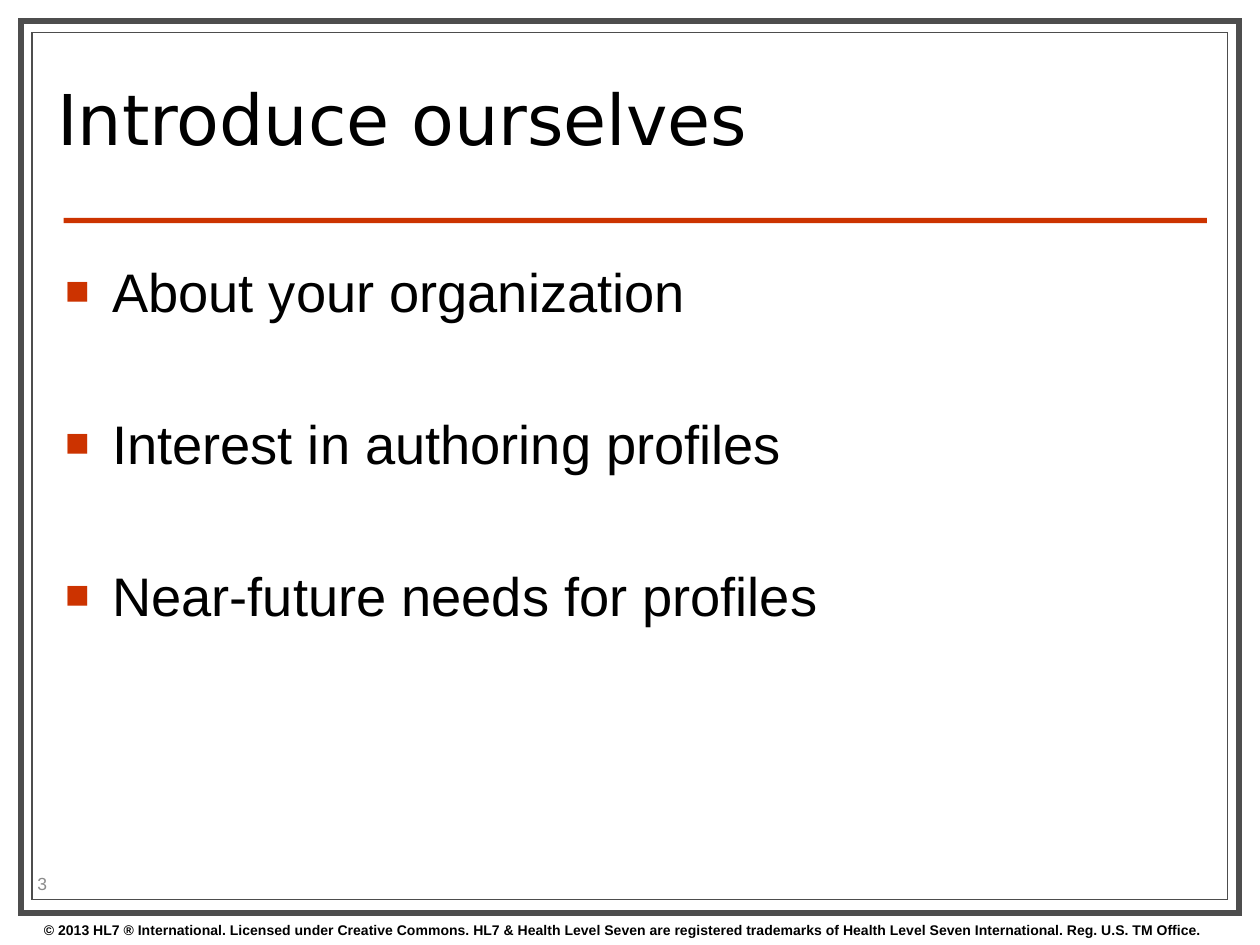
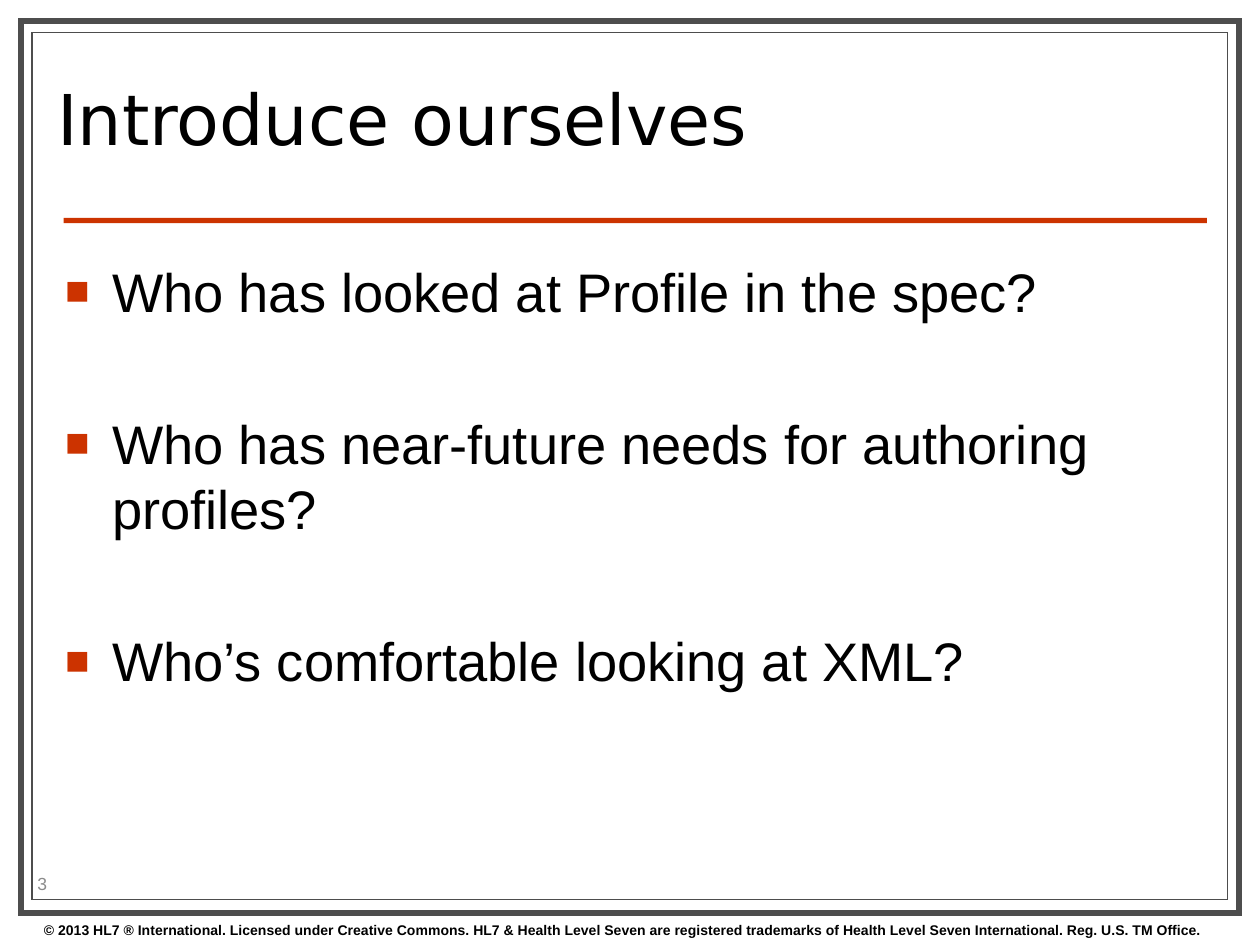
Before and after one commit to kevinpeterson/fhir, a slide deck: slide 3 of presentations/2014-01 Tutorials/201401 - San Antonio - Profiling FHIR.pptx. Drawn at 1260x945 pixels with LibreOffice and Linux fonts; fonts in the diff are those of the drawing; background and template pictures are left out. Boxes give left, top, right and bottom in pixels: in the first picture for what was removed or moved away, otherwise in the second. Text is boxed around its words. In the diff, an @@ line names an element or a change of style, - is before the commit and + after.

```diff
--- a/presentations/2014-01 Tutorials/201401 - San Antonio - Profiling FHIR.pptx
+++ b/presentations/2014-01 Tutorials/201401 - San Antonio - Profiling FHIR.pptx
@@ text at (x1=112, y1=272, x2=1088, y2=692): text changed @@
-■ About your organization
-■ Interest in authoring profiles
-■ Near-future needs for profiles
+■ Who has looked at Profile in the spec?
+■ Who has near-future needs for authoring profiles?
+■ Who’s comfortable looking at XML?
```
Also in this commit, not shown: 3 other slides changed, 1 slide added, 1 other file.
